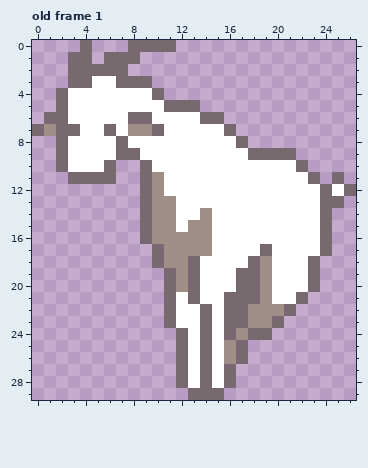
Two versions of one animated GIF sprite, assets/goat.gif. That is the earlier state.
The file is 54x60 pixels, drawn in blocks of 2x2; one block is one cell here. Shown: old frame 1. The commit also changed other frames, which this record leaves out.
Now the later version:
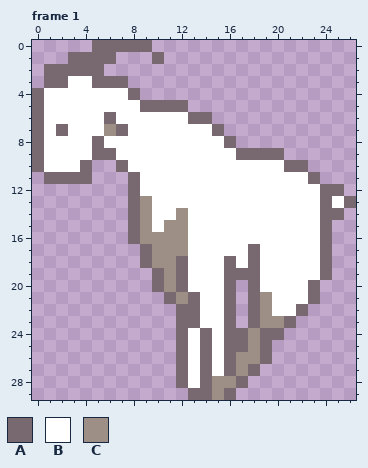
Palette (. is transparent): A #78686f  B #ffffff  C #9e8f86
A new or re-ordered frame is compared with the old frame closest to it.
The exact change:
frames 1 -> 10
--- frame 1 is new; against old frame 1
@@ x 0..26 @@
- 0 ....A...AAAA...............
- 1 ...AA.AAA..................
- 2 ...AAAAA...................
- 3 ...AABBAAA.................
- 4 ..ABBBBBBBA................
- 5 ..ABBBBBBBBAAA.............
- 6 .AABBBBBAABBBBAA...........
- 7 ACAABBABCCABBBBBA..........
- 8 ..ABBBBABBBBBBBBBA.........
- 9 ..ABBBBAABBBBBBBBBAAAA.....
-10 ..ABBBA..ABBBBBBBBBBBBA....
-11 ...AAAA..ACBBBBBBBBBBBBA.A.
-12 .........ACBBBBBBBBBBBBBABA
-13 .........ACCBBBBBBBBBBBBAA.
-14 .........ACCBBCBBBBBBBBBA..
-15 .........ACCBCCBBBBBBBBBA..
-16 .........ACCCCCBBBBBBBBBA..
-17 ..........ACCCCBBBBABBBBA..
-18 ..........ACCABBBBACBBBA...
-19 ...........ACABBBAACBBBA...
-20 ...........ACABBBAACBBBA...
-21 ...........ABABBAAACBBA....
-22 ...........ABBABAACCCA.....
-23 ...........ABBABAACCA......
-24 ............ABABACAA.......
-25 ............ABABCA.........
-26 ............ABABCA.........
-27 ............ABABA..........
-28 ............ABABA..........
-29 .............AAA...........
+ 0 .....AAAAA.................
+ 1 ...AAAA...A................
+ 2 .AAAAA.....................
+ 3 .AABBAAA...................
+ 4 ABBBBBBBA..................
+ 5 ABBBBBBBBAAAA..............
+ 6 ABBBBBABBBBBBAA............
+ 7 ABABBBCABBBBBBBA...........
+ 8 ABBBBABBBBBBBBBBA..........
+ 9 ABBBBAABBBBBBBBBBAAAA......
+10 ABBBA..ABBBBBBBBBBBBBAA....
+11 .AAAA...ABBBBBBBBBBBBBBA...
+12 ........ABBBBBBBBBBBBBBBAA.
+13 ........ACBBBBBBBBBBBBBBABA
+14 ........ACBBCBBBBBBBBBBBAA.
+15 ........ACBCCBBBBBBBBBBBA..
+16 ........ACCCCBBBBBBBBBBBA..
+17 .........ACCCBBBBBABBBBBA..
+18 .........ACCABBBABABBBBBA..
+19 ..........ACABBBAAABBBBBA..
+20 ..........ACABBBA.ABBBBA...
+21 ...........ACABBA.ACBBBA...
+22 ............AABBA.ACBBA....
+23 ............AABBA.ACCA.....
+24 ............ABABAACAA......
+25 ............ABABAACA.......
+26 ............ABABACCA.......
+27 ............ABABACA........
+28 ............ABACCA.........
+29 .............AACA..........
